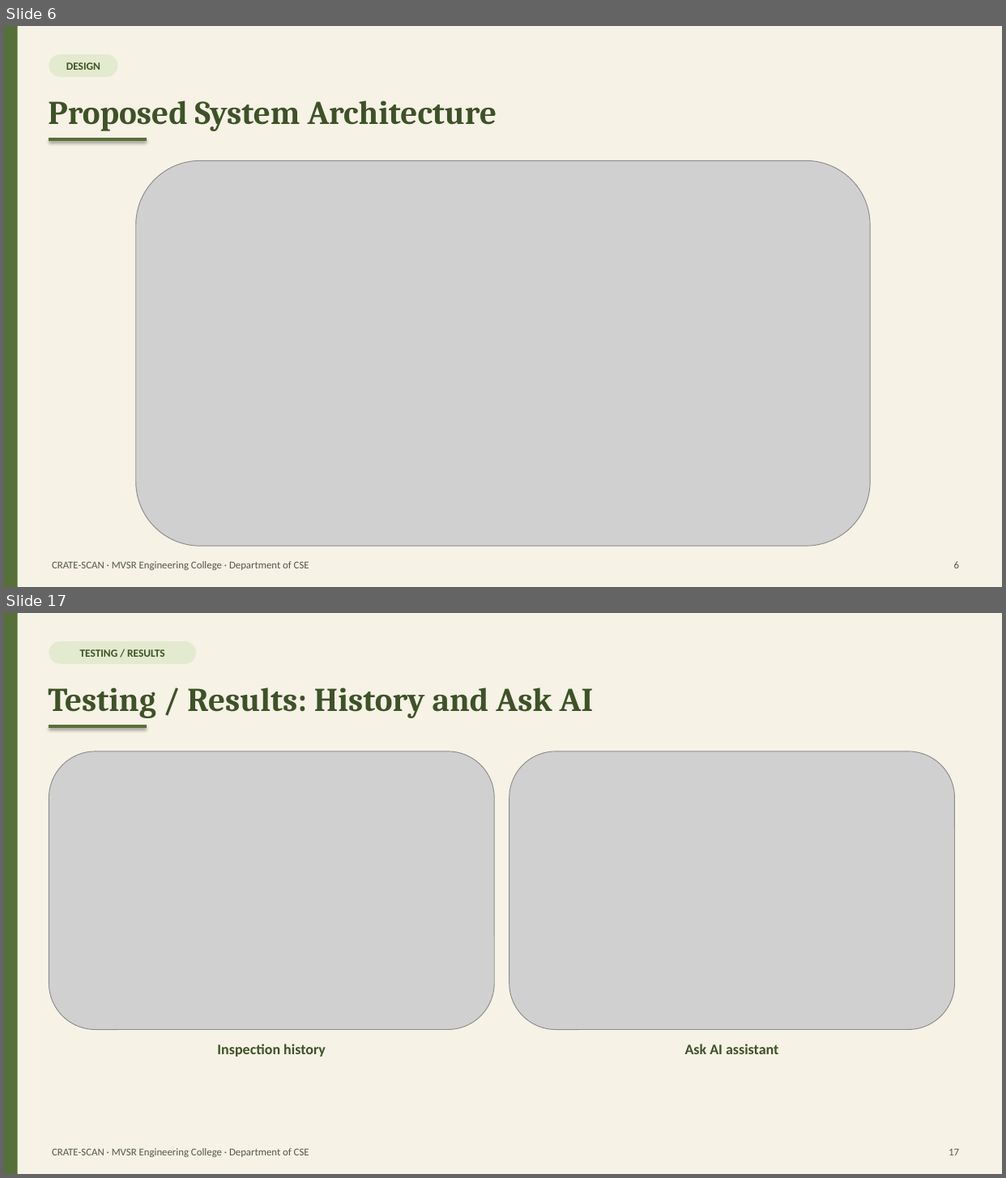
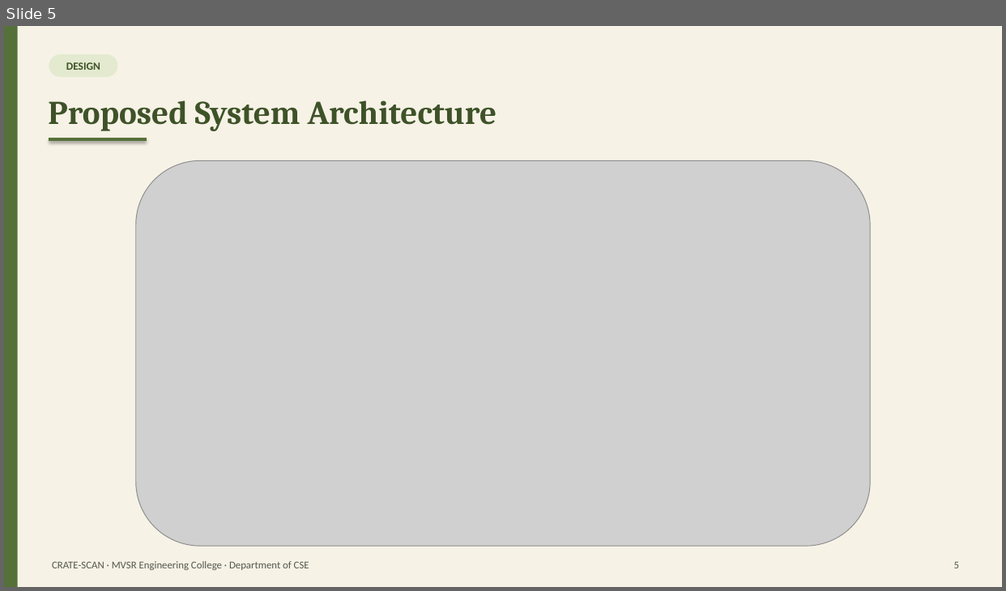
Before and after one commit to DubbakaSathwik/Food_inspection_toolkit, a slide deck: docs/report/CRATE-SCAN_Presentation.pptx. Shown one above the other, each under a label of ours: slides 6 and 17 before the commit, slide 5 after it; the slides between them are not shown. The pictures are 1006x1178 and 1006x591 pixels, drawn with LibreOffice and Linux fonts; fonts in the diff are those of the drawing; grey boxes stand for pictures. Boxes give left, top, right and bottom in pixels: in the first picture for what was removed or moved away, otherwise in the second. Text is boxed around its words. In the diff, an @@ line names an element or a change of style, - is before the commit and + after.

```diff
--- a/docs/report/CRATE-SCAN_Presentation.pptx
+++ b/docs/report/CRATE-SCAN_Presentation.pptx
@@ slide 17 removed at (4, 613, 1002, 1174), background #F6F2E6 @@
@@ rectangle removed at (4, 613, 18, 1174) @@
@@ rounded rectangle removed at (49, 641, 196, 664) @@
-TESTING / RESULTS
@@ text removed at (48, 688, 594, 718) @@
-Testing / Results: History and Ask AI
@@ line removed from (49, 726) to (147, 726) @@
@@ picture removed at (49, 752, 494, 1030) @@
@@ picture removed at (509, 752, 955, 1030) @@
@@ text removed at (217, 1044, 326, 1057) @@
-Inspection history
@@ text removed at (685, 1044, 778, 1054) @@
-Ask AI assistant
@@ text removed at (52, 1148, 309, 1157) @@
-CRATE-SCAN · MVSR Engineering College · Department of CSE
@@ text removed at (948, 1149, 959, 1156) @@
-17
@@ what was slide 6 is now slide 5 @@
@@ slide 5 changed as well @@
@@ text at (954, 562, 959, 569): text changed @@
-6
+5
```
Also in this commit, not shown: 4 other slides changed, 3 slides added, 17 other slides removed, 2 other files.
